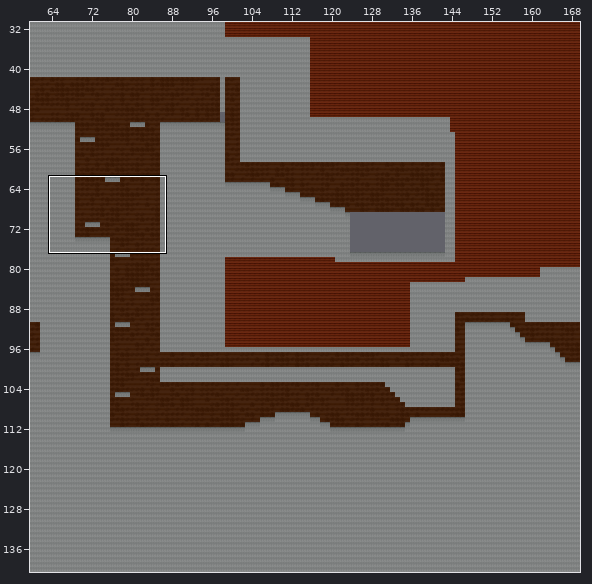
Tiled map -- Jasper/Assets/Tiled2Unity/Textures/Jasper Level 1.tmx. The picture above shows the old version from afar; the outline marks the close-up.
Close-up. Old version:
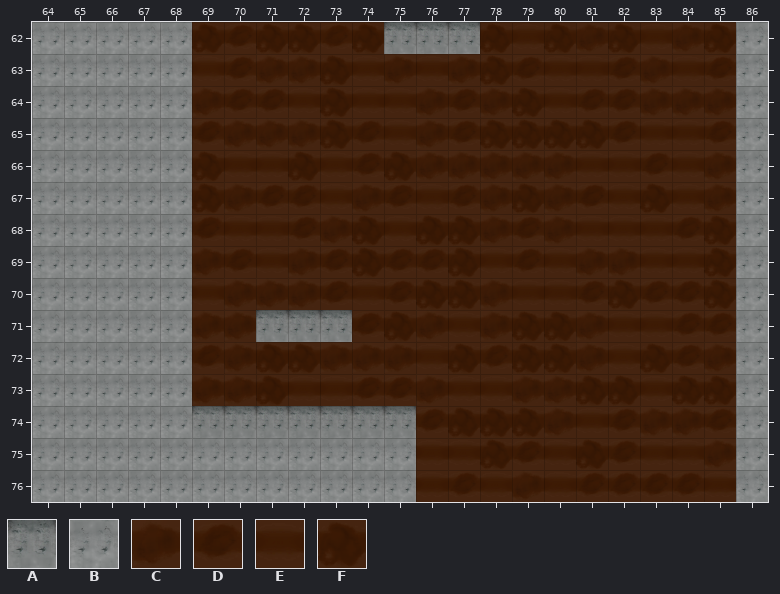
Cells are 64x64 px. Shown: x 64..86, y 62..76. The commit also changed other parts of the map, which this record leaves out.
Key: from "StoneTexture_Darken": A 0; from "StoneTexture_Light": B 0; from "Underground": C 0, D 1, E 2, F 3.
_ is an empty cell.
Layer "Tile Layer 1" before, first column x 64:
62 BBBBBFDFFDFAAAFEFCFECFB
63 BBBBBEDCCFECECFDEEDCEDB
64 BBBBBCDDEFEECDCFEDDCCCB
65 BBBBBDCCCFDECDFFFFDEEDB
66 BBBBBFEEFEDFCCCCCEEDECB
67 BBBBBFCDDECDEDCFCDEFECB
68 BBBBBDEEDCFEFFCDCEEEDFB
69 BBBBBCDECDFDDFEDECCEEFB
70 BBBBBECCCDEDFFCEEDFDDFB
71 BBBBBCCAAADFCECFFCEEDDB
72 BBBBBDCFFCCCEFDFFCEFDCB
73 BBBBBCCFEEDDCEECCFFEFFB
74 BBBBBAAAAAAADFFFCEDCCDB
75 BBBBBBBBBBBBEEFDEFDEECB
76 BBBBBBBBBBBBEDECEDDDDEB
And afterwards:
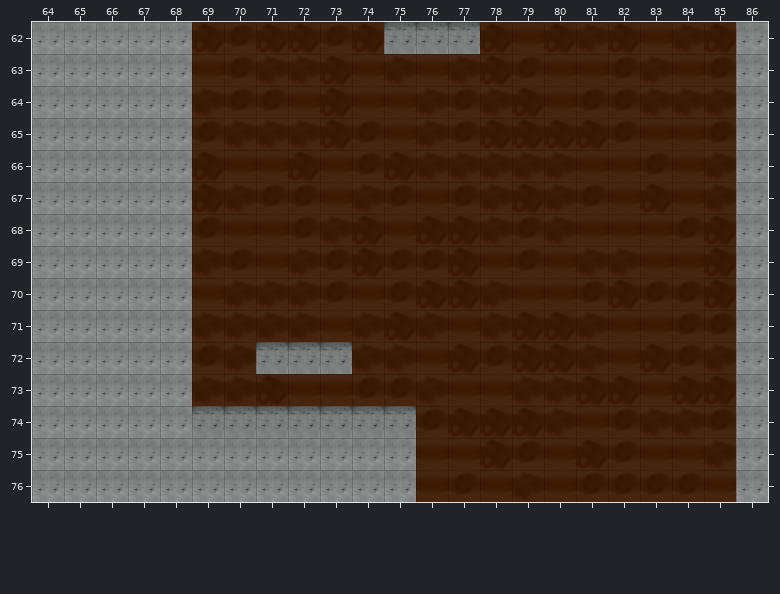
Change:
Layer "Tile Layer 1":
Tile C becomes tile A in row 72 at x 73.
Tile F becomes tile A in row 72 at x 71 to 72.
Tile A becomes tile C in row 71 at x 71 to 72.
Tile A becomes tile E in row 71 at x 73.
Where, in picture pixels (left, top, right, bottom), the same in both close-ups:
changed: (256, 310, 352, 374)
